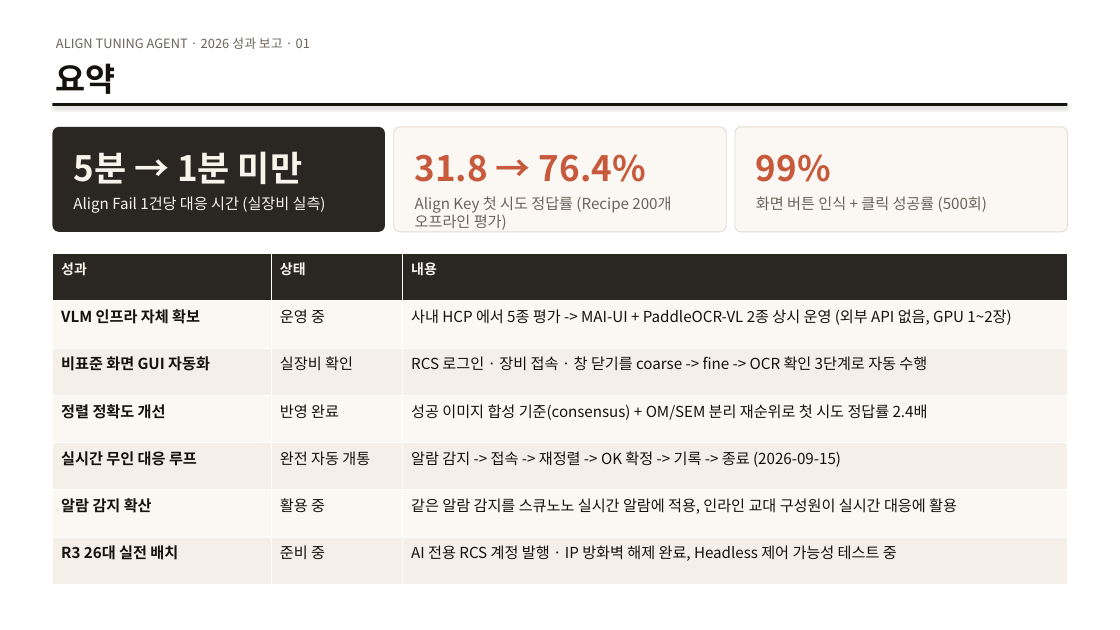
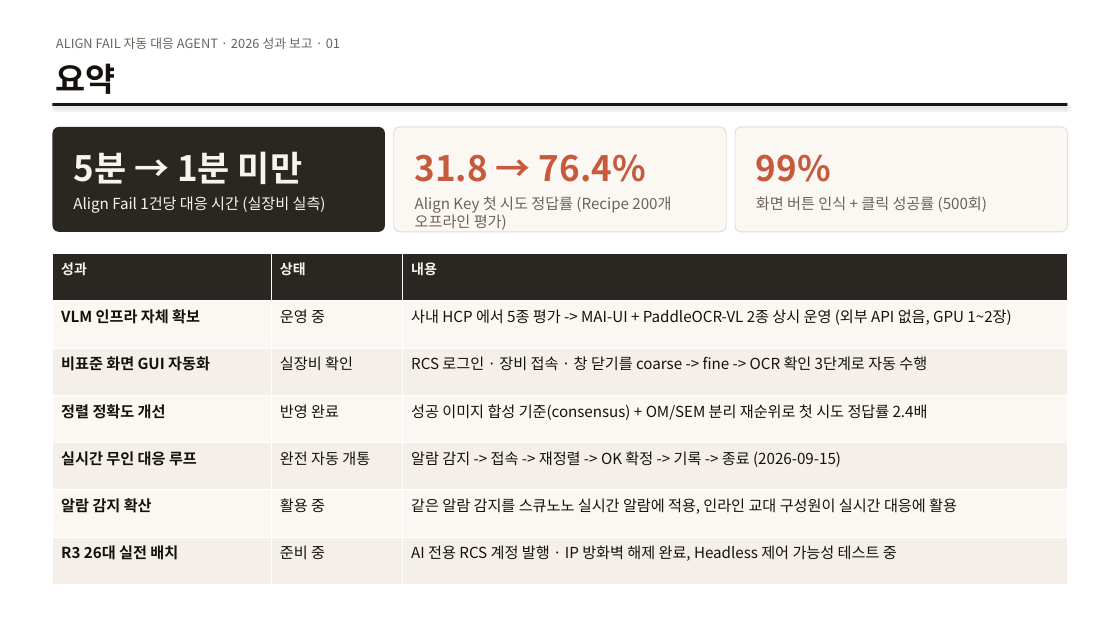
Before and after one commit to DarrenKoi/auto_recipe_creator, a slide deck: slide 2 of docs/project_progress/Align_Tuning_Agent_2026_year_end.pptx. Drawn at 1120x630 pixels with LibreOffice and Linux fonts; fonts in the diff are those of the drawing. Boxes give left, top, right and bottom in pixels: in the first picture for what was removed or moved away, otherwise in the second. Text is boxed around its words. In the diff, an @@ line names an element or a change of style, - is before the commit and + after.

```diff
--- a/docs/project_progress/Align_Tuning_Agent_2026_year_end.pptx
+++ b/docs/project_progress/Align_Tuning_Agent_2026_year_end.pptx
@@ text at (x1=56, y1=37, x2=340, y2=49): text changed @@
-ALIGN TUNING AGENT · 2026 성과 보고 · 01
+ALIGN FAIL 자동 대응 AGENT · 2026 성과 보고 · 01
```
Also in this commit, not shown: 6 other slides changed, 2 other files.
